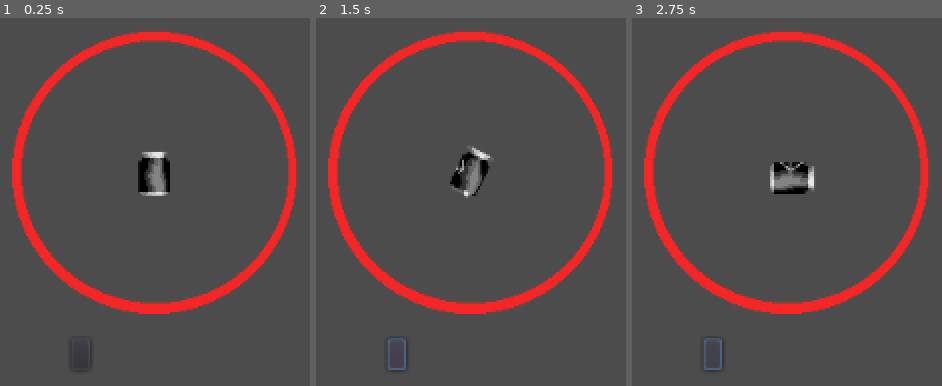
Above: before the commit, frames 1-3 (left to right).
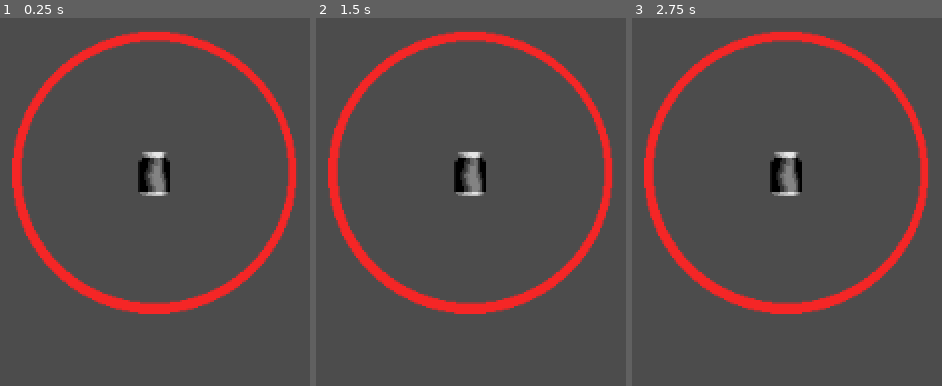
Above: after the commit, the same moments.

Repository: SinelVinesh/ProjetKapoka
Game: Godot game, scene res://kapoaka.tscn
Two runs of this game, one before a commit and one after it. Both use one fixed random seed, a clock stepped at 60 frames per second and the inputs below.
Inputs (mouse positions are in pixels of both pictures, inside the frame that each line leads up to):
- Up to frame 1 (0.25 s): no input
- Up to frame 2 (1.5 s): click (396, 352) at 0.52 s; click (396, 352) at 1.27 s
- Up to frame 3 (2.75 s): click (712, 352) at 2.02 s

The runs differ from the first frame. In frame 1, less than 0.1% of the frame differs, in the area x 24-28%, y 94-96%; in frame 2, 0.9%; in frame 3, 1.3%, in the area x 23-59%, y 36-96%.

Commit message:
style kapoaka

Diff:
--- a/kapoaka.tscn
+++ b/kapoaka.tscn
@@ -67,11 +67,5 @@
 anims/RESET = SubResource( 4 )
 anims/tomber = SubResource( 3 )
 
-[node name="Button" type="Button" parent="."]
-margin_left = -53.0
-margin_top = 107.0
-margin_right = -41.0
-margin_bottom = 127.0
-
 [connection signal="body_entered" from="cercle" to="." method="_on_cercle_body_entered"]
-[connection signal="pressed" from="Button" to="." method="_on_Button_pressed"]
+[connection signal="child_entered_tree" from="collision_self" to="." method="_on_collision_self_child_entered_tree"]
--- a/script/kapoaka.gd
+++ b/script/kapoaka.gd
@@ -20,6 +20,6 @@
 	pass
 
 
-func _on_Button_pressed():
-	$animation.play("tomber")
-	pass
+func _on_collision_self_child_entered_tree(node):
+	emit_signal("voadaka")
+	pass # Replace with function body.
